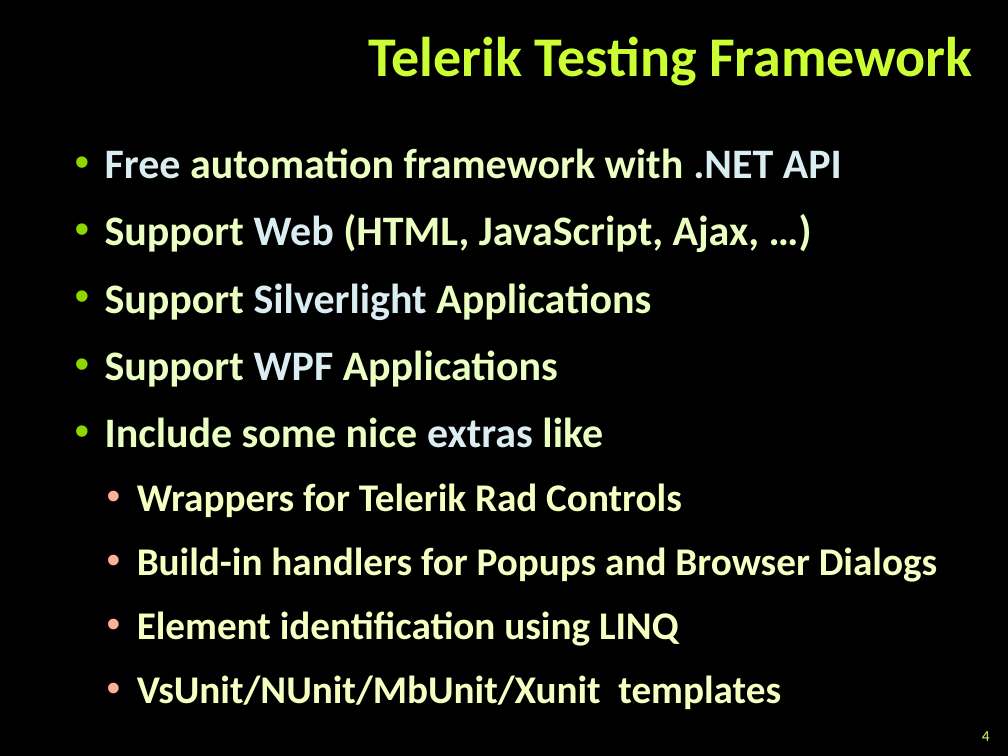
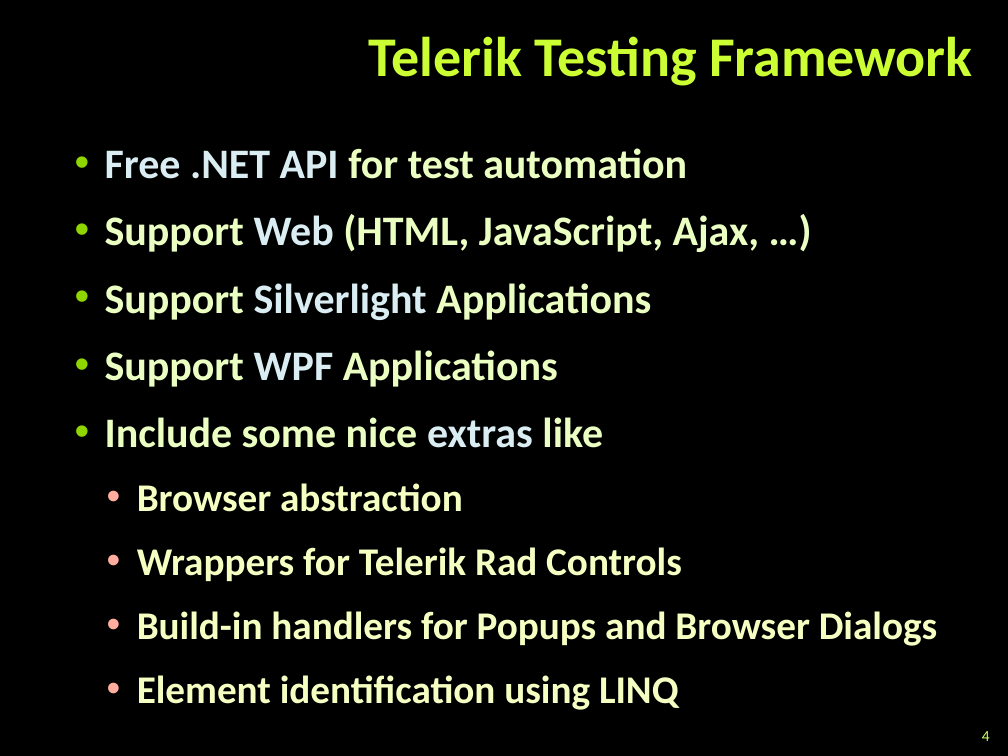
Before and after one commit to dtopuzov/qa-academy, a slide deck: slide 4 of Slides/Telerik Testing Framework/Telerik Testing Framework.pptx. Drawn at 1008x756 pixels with LibreOffice and Linux fonts; fonts in the diff are those of the drawing; background and template pictures are left out. Boxes give left, top, right and bottom in pixels: in the first picture for what was removed or moved away, otherwise in the second. Text is boxed around its words. In the diff, an @@ line names an element or a change of style, - is before the commit and + after.

```diff
--- a/Slides/Telerik Testing Framework/Telerik Testing Framework.pptx
+++ b/Slides/Telerik Testing Framework/Telerik Testing Framework.pptx
@@ text at bbox=[105, 148, 687, 179]: text changed @@
-  • Free automation framework with .NET API
+  • Free .NET API for test automation
@@ text at bbox=[137, 483, 463, 512]: paragraph added @@
+    • Browser abstraction
@@ text at bbox=[137, 675, 781, 709]: paragraph removed @@
-    • VsUnit/NUnit/MbUnit/Xunit templates
```
Also in this commit, not shown: 3 other slides changed, 1 slide added, 3 other files.
